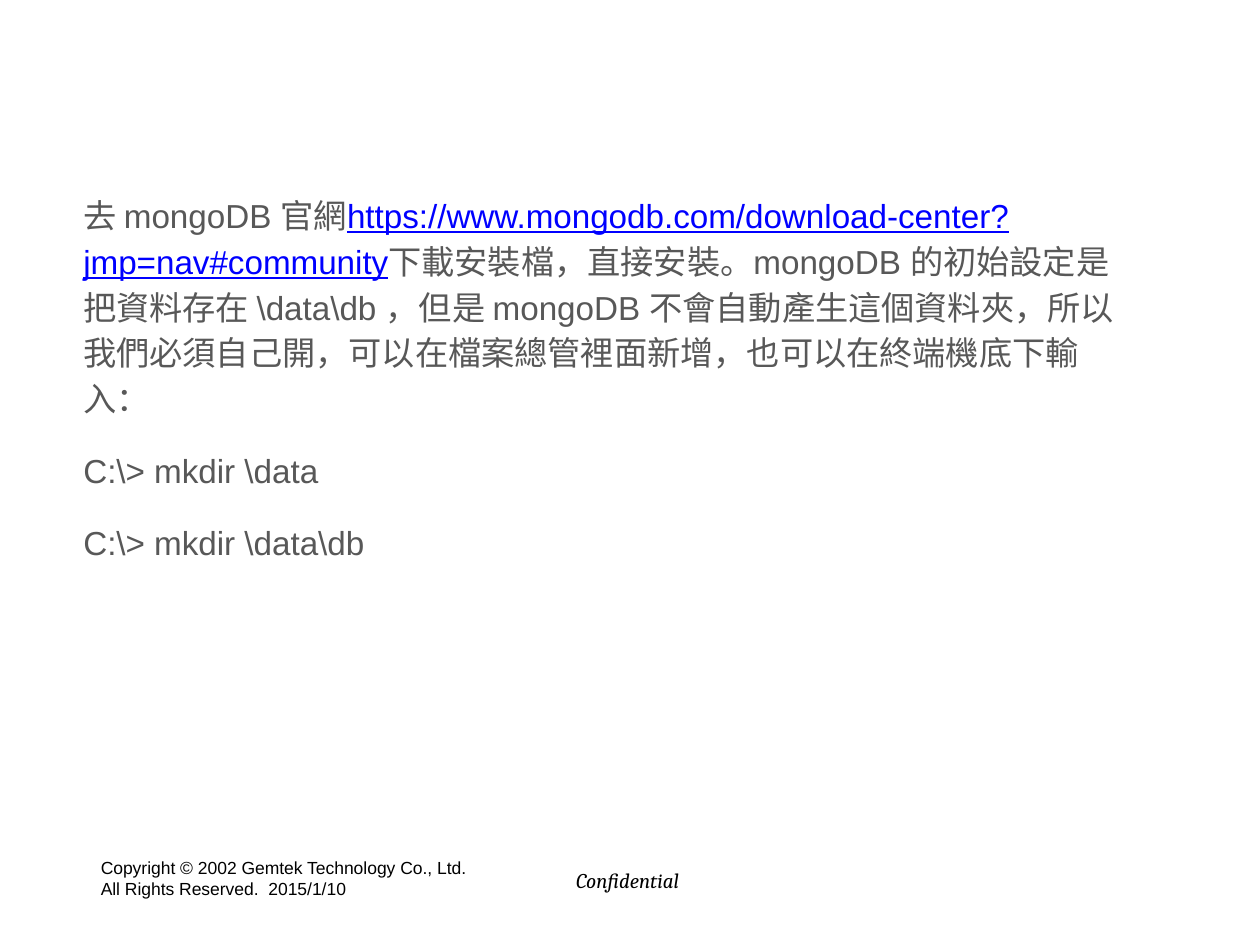
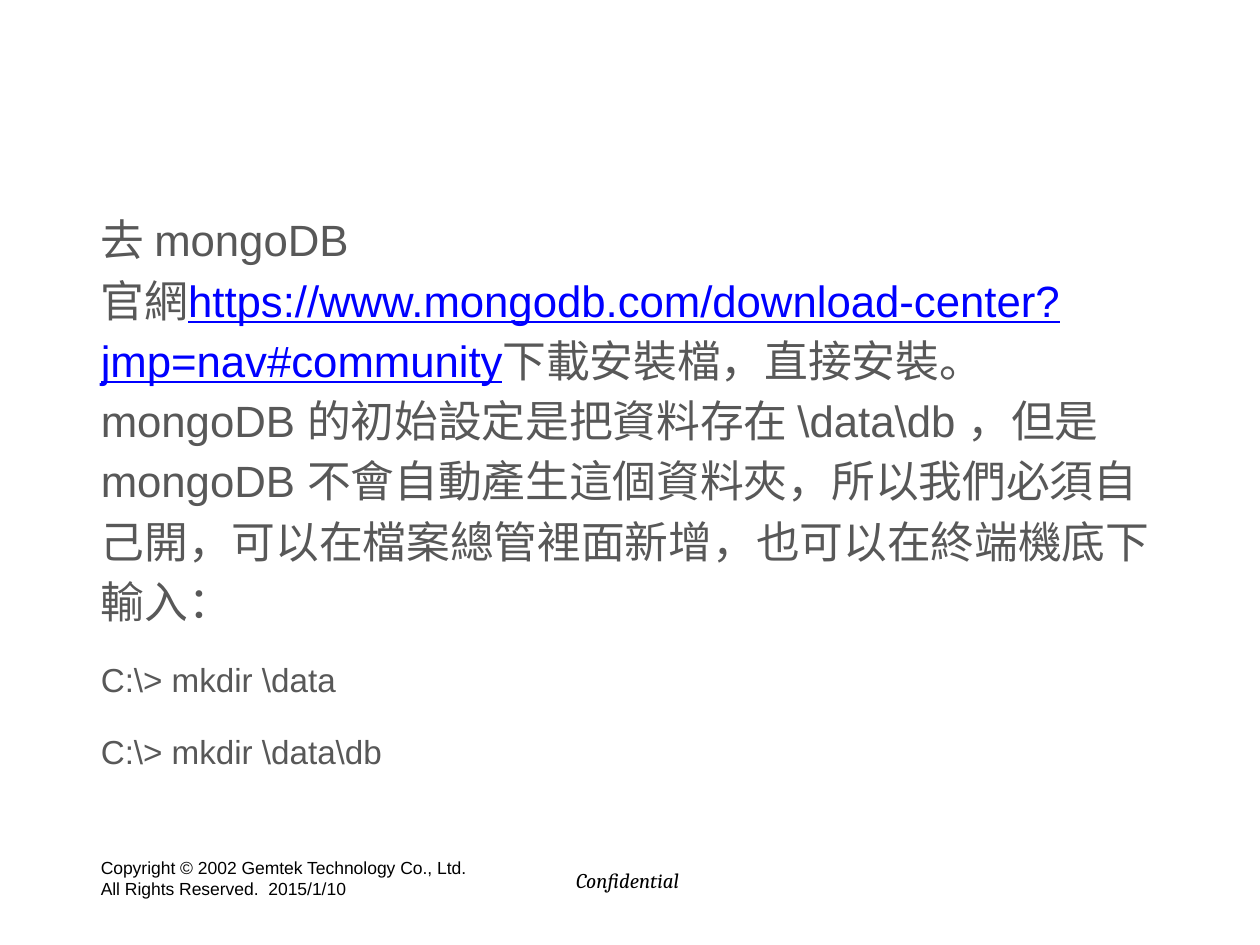
Before and after one commit to hyper570908/demo, a slide deck: slide 32 of doc/GIot_Session2.pptx (slide 35 before the commit). Drawn at 1260x945 pixels with LibreOffice and Linux fonts; fonts in the diff are those of the drawing; background and template pictures are left out. Boxes give left, top, right and bottom in pixels: in the first picture for what was removed or moved away, otherwise in the second. Text is boxed around its words. In the diff, an @@ line names an element or a change of style, - is before the commit and + after.

```diff
--- a/doc/GIot_Session2.pptx
+++ b/doc/GIot_Session2.pptx
@@ text "去 mongoDB 官網https://www.mongodb.com/download-center?jmp=nav# ...": place and size @@
-text "去 mongoDB 官網https://www.mongodb.com/download-center?jmp=nav# ..." at (83, 200, 1113, 556)
+text "去 mongoDB 官網https://www.mongodb.com/download-center?jmp=nav# ..." at (101, 219, 1149, 765)
@@ text at (101, 219, 1149, 622): size 19 to 25 pt in "去 mongoDB 官網https://www.mongodb.com/download-center?jmp=nav# ..." @@
```
Also in this commit, not shown: 31 other slides changed, 9 slides added, 11 slides removed.
